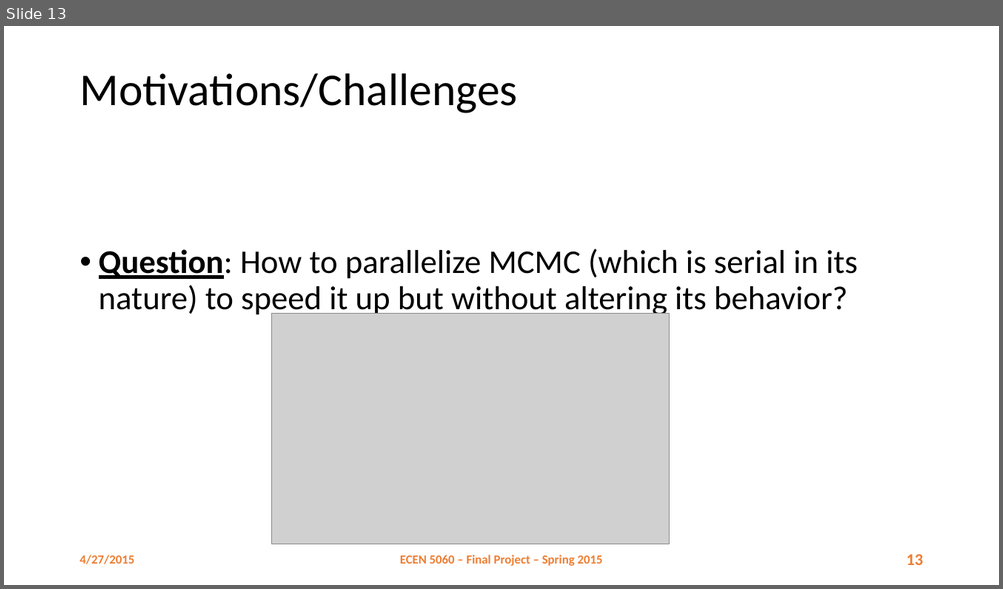
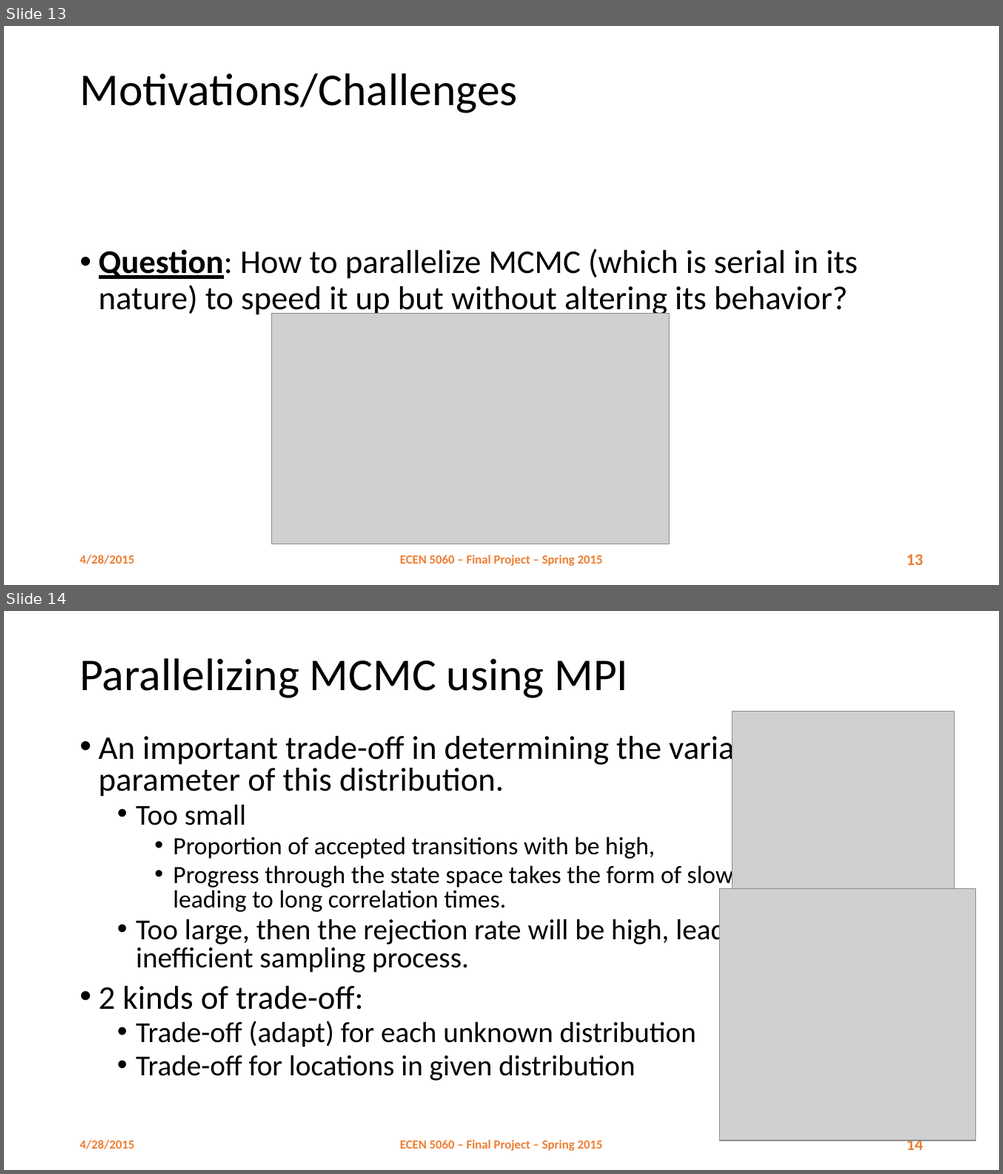
Before and after one commit to danhtuan/jdmcmc-mpi, a slide deck: report/Parallel MCMC.pptx. Shown one above the other, each under a label of ours: slide 13 before the commit, slides 13 and 14 after it. The pictures are 1003x589 and 1003x1174 pixels, drawn with LibreOffice and Linux fonts; fonts in the diff are those of the drawing; grey boxes stand for pictures; background and template pictures are left out. Boxes give left, top, right and bottom in pixels: in the first picture for what was removed or moved away, otherwise in the second. Text is boxed around its words. In the diff, an @@ line names an element or a change of style, - is before the commit and + after.

```diff
--- a/report/Parallel MCMC.pptx
+++ b/report/Parallel MCMC.pptx
@@ slide 14 added at bbox=[4, 611, 999, 1170], background #FFFFFF @@
@@ title added at bbox=[79, 658, 629, 698], 44 pt, text #000000 @@
+Parallelizing MCMC using MPI
@@ picture added at bbox=[732, 712, 954, 905] @@
@@ text added at bbox=[99, 732, 870, 1081], 28 pt, text #000000 @@
+• An important trade-off in determining the variance parameter of this distribution.
+  • Too small
+    • Proportion of accepted transitions with be high,
+    • Progress through the state space takes the form of slow random walk leading to long correlation times.
+  • Too large, then the rejection rate will be high, leading to an inefficient sampling process.
+• 2 kinds of trade-off:
+  • Trade-off (adapt) for each unknown distribution
+  • Trade-off for locations in given distribution
@@ picture added at bbox=[720, 889, 976, 1142] @@
@@ text added at bbox=[79, 1140, 134, 1150], 12 pt, text #ED7D31, bold @@
+4/28/2015
@@ text added at bbox=[400, 1140, 603, 1151], 12 pt, text #ED7D31, bold @@
+ECEN 5060 – Final Project – Spring 2015
@@ page number added at bbox=[906, 1136, 923, 1155], 16 pt, text #ED7D31, bold @@
+14
@@ slide 13 changed as well @@
@@ text at bbox=[79, 555, 134, 565]: text changed @@
-4/27/2015
+4/28/2015
```
Also in this commit, not shown: 31 other slides changed, 1 other slide added, 1 slide removed.
